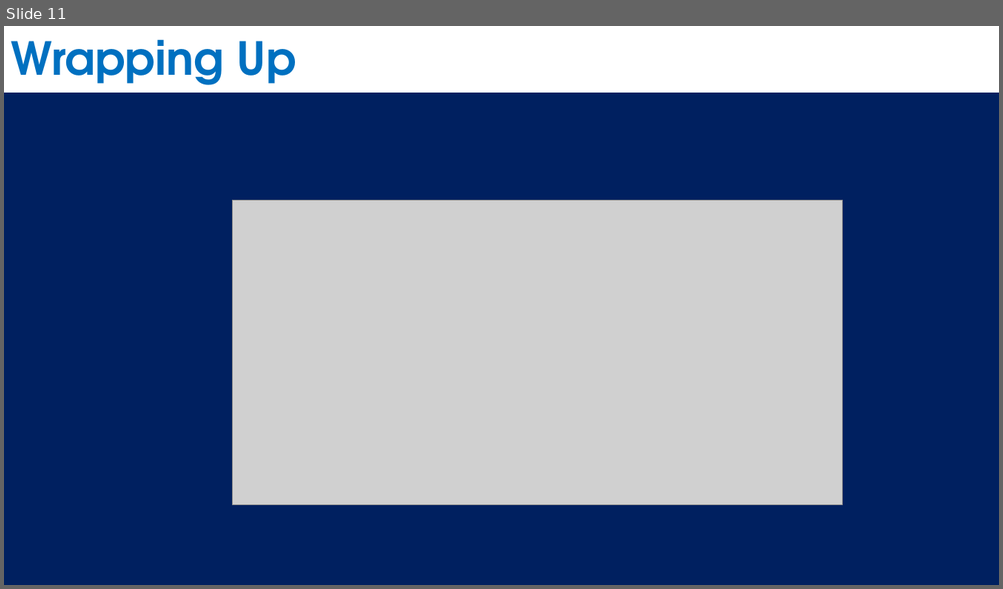
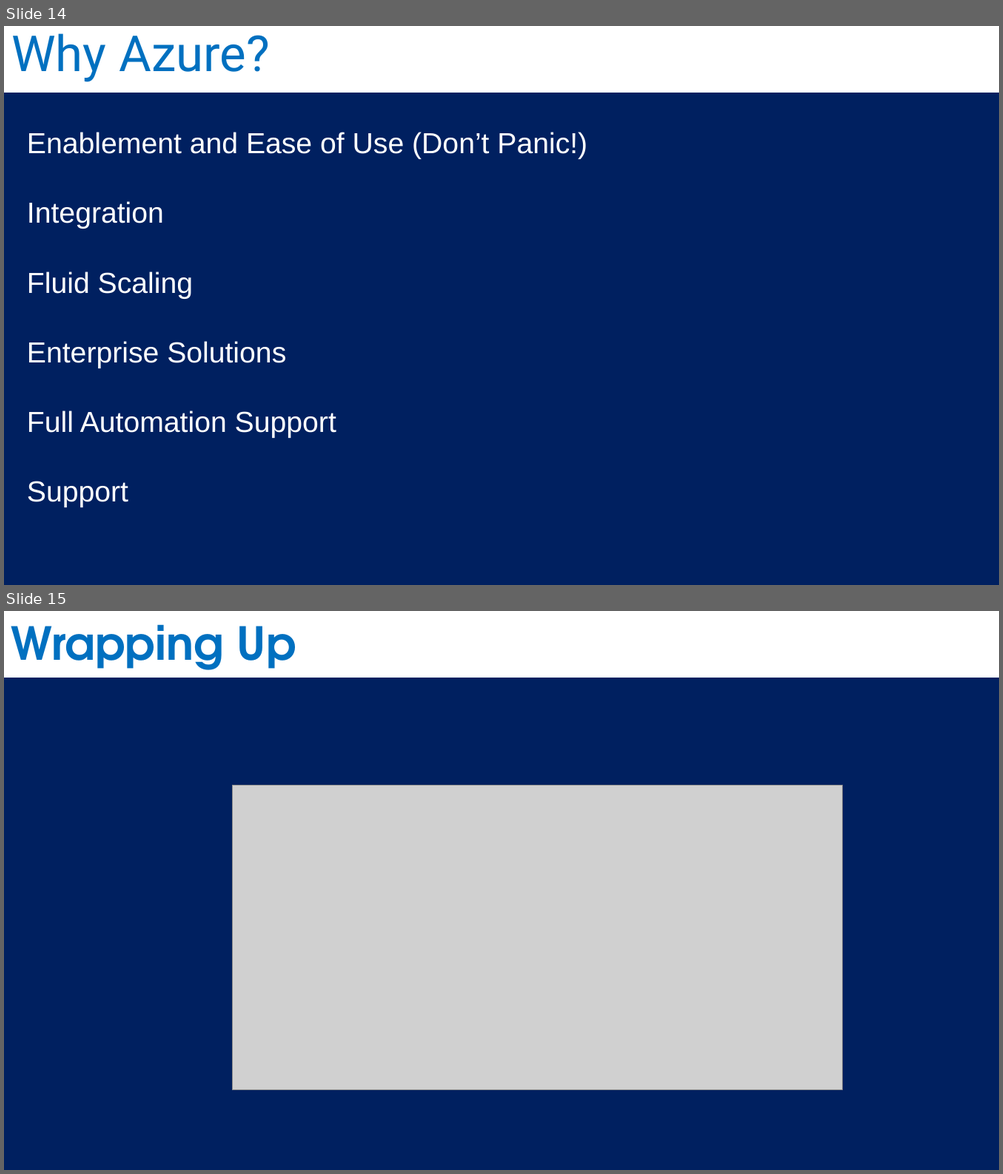
Before and after one commit to bcafferky/shared, a slide deck: AzureDataOverview/AzureDSOverview.pptx. Shown one above the other, each under a label of ours: slide 11 before the commit, slides 14 and 15 after it. The pictures are 1003x589 and 1003x1174 pixels, drawn with LibreOffice and Linux fonts; fonts in the diff are those of the drawing; grey boxes stand for pictures; background and template pictures are left out. Boxes give left, top, right and bottom in pixels: in the first picture for what was removed or moved away, otherwise in the second. Text is boxed around its words. In the diff, an @@ line names an element or a change of style, - is before the commit and + after.

```diff
--- a/AzureDataOverview/AzureDSOverview.pptx
+++ b/AzureDataOverview/AzureDSOverview.pptx
@@ slide 14 added at [4, 26, 999, 585], background #FFFFFF; not listed: 1 template element that a slide beside it also shows @@
@@ title added at [11, 33, 270, 82], 48 pt, text #0070C0 @@
+Why Azure?
@@ text added at [27, 132, 587, 508], 28 pt, text #FFFFFF @@
+Enablement and Ease of Use (Don’t Panic!)
+Integration
+Fluid Scaling
+Enterprise Solutions
+Full Automation Support
+Support
@@ what was slide 11 is now slide 15 @@
```
Also in this commit, not shown: 2 slides changed, 4 other slides added.
